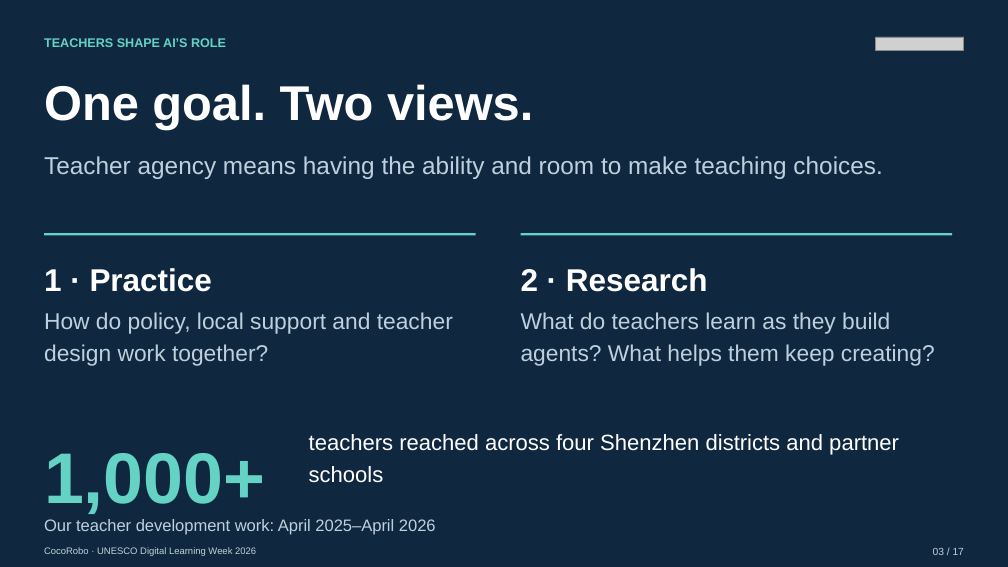
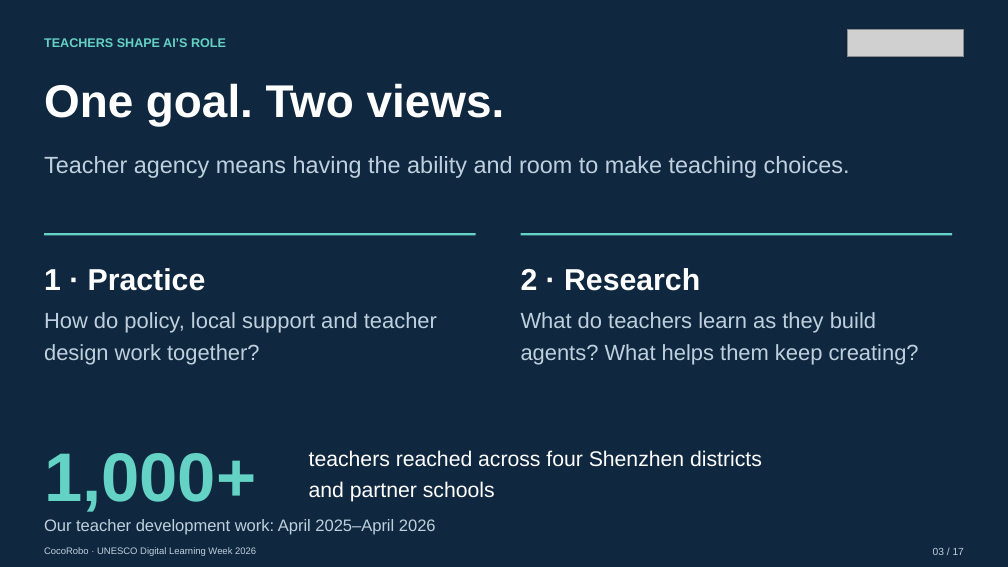
Before and after one commit to tonyxinvip/slides, a slide deck: slide 3 of teacher-agent-creators-10min/downloads/UNESCO_Teacher_AI_Agents_EN.pptx. Drawn at 1008x567 pixels with LibreOffice and Linux fonts; fonts in the diff are those of the drawing; grey boxes stand for pictures. Boxes give left, top, right and bottom in pixels: in the first picture for what was removed or moved away, otherwise in the second. Text is boxed around its words. In the diff, an @@ line names an element or a change of style, - is before the commit and + after.

```diff
--- a/teacher-agent-creators-10min/downloads/UNESCO_Teacher_AI_Agents_EN.pptx
+++ b/teacher-agent-creators-10min/downloads/UNESCO_Teacher_AI_Agents_EN.pptx
@@ picture: place and size @@
-picture at bbox=[876, 37, 964, 51]
+picture at bbox=[848, 30, 964, 57]
@@ text "One goal. Two views." at bbox=[44, 83, 505, 126]: size 46.5 to 43.7 pt @@
@@ text "Teacher agency means having the ..." at bbox=[44, 156, 850, 178]: size 23.2 to 22.4 pt; line spacing 1.2 to 1.22 @@
@@ text "1 · Practice" at bbox=[44, 268, 206, 291]: size 30 to 28.8 pt; line spacing 1.2 to 1.22 @@
@@ text "2 · Research" at bbox=[521, 268, 700, 291]: size 30 to 28.8 pt; line spacing 1.2 to 1.22 @@
@@ text "How do policy, local support ..." at bbox=[44, 312, 437, 365]: size 21.8 to 20.9 pt; line spacing 1.2 to 1.22 @@
@@ text "What do teachers learn as ..." at bbox=[521, 312, 919, 365]: size 21.8 to 20.9 pt; line spacing 1.2 to 1.22 @@
@@ text "1,000+" at bbox=[44, 453, 256, 512]: size 68.2 to 65.5 pt; line spacing 1.2 to 1.22 @@
@@ text at bbox=[309, 450, 762, 502]: text changed; size 21 to 20.2 pt @@
-teachers reached across four Shenzhen districts and partner schools
+teachers reached across four Shenzhen districts
+and partner schools
```
Also in this commit, not shown: 15 other slides changed, 11 other files.
